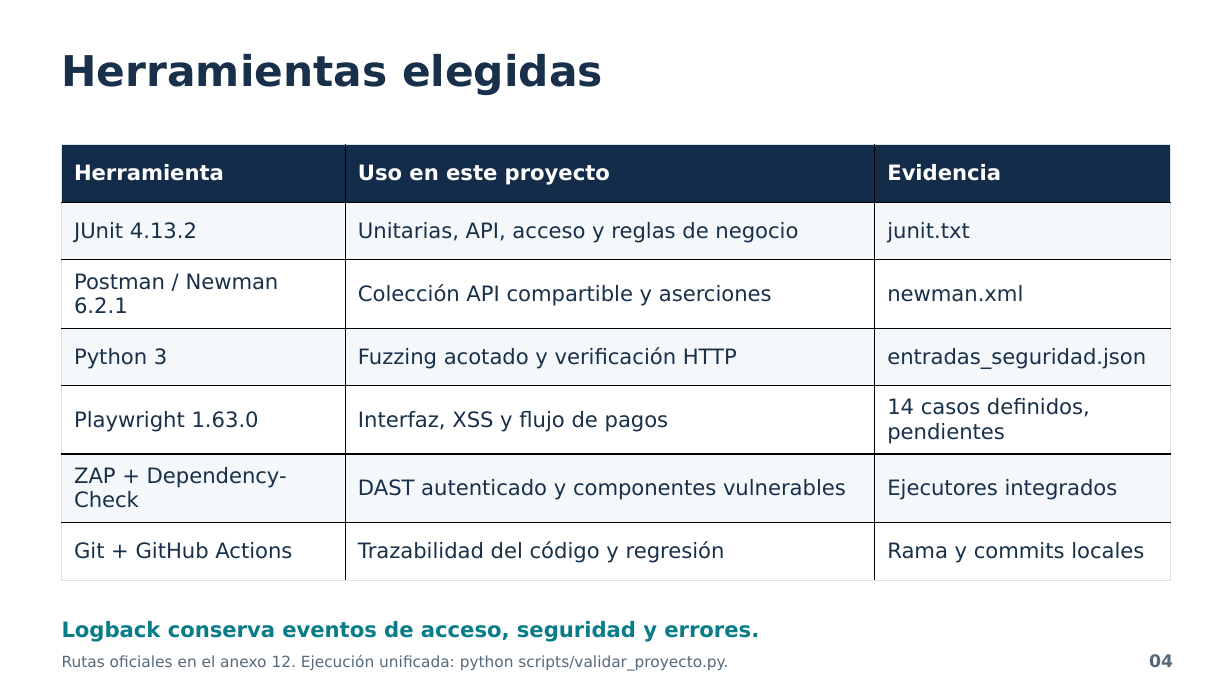
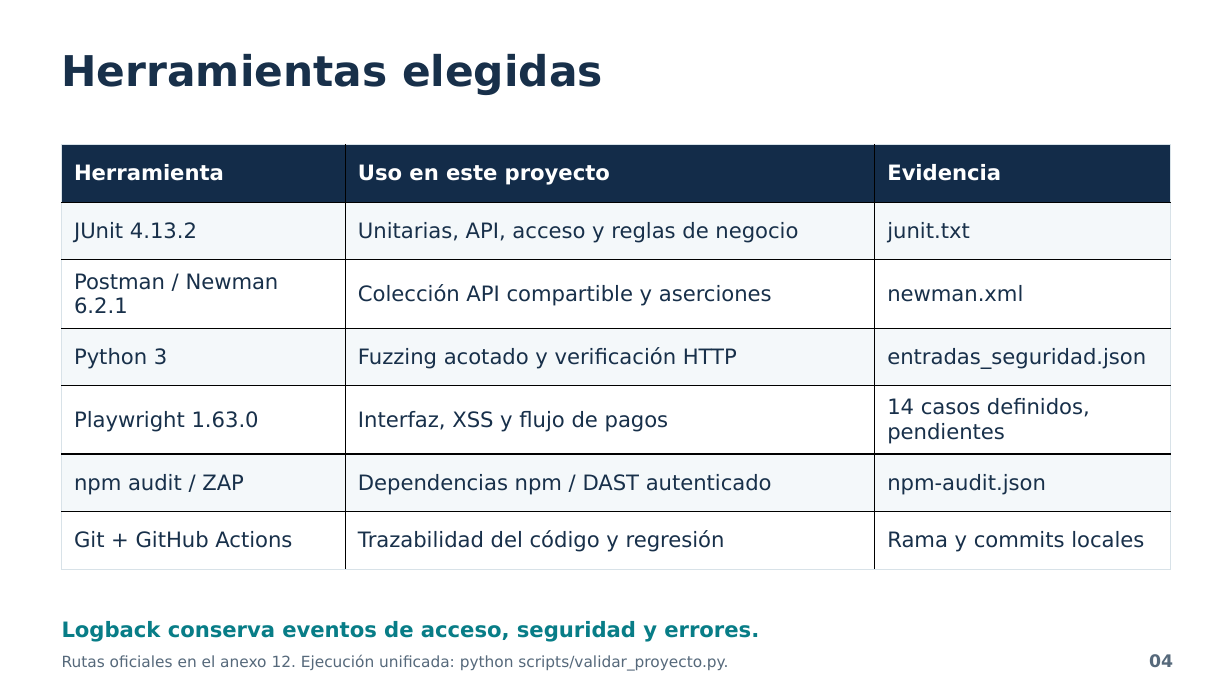
Before and after one commit to MiguelWaa/SistemaFinanciero, a slide deck: slide 4 of docs/presentacion/SIGSF_Integrado_5min.pptx. Drawn at 1232x693 pixels with LibreOffice and Linux fonts; fonts in the diff are those of the drawing. Boxes give left, top, right and bottom in pixels: in the first picture for what was removed or moved away, otherwise in the second. Text is boxed around its words. In the diff, an @@ line names an element or a change of style, - is before the commit and + after.

```diff
--- a/docs/presentacion/SIGSF_Integrado_5min.pptx
+++ b/docs/presentacion/SIGSF_Integrado_5min.pptx
@@ table at (x1=62, y1=144, x2=1171, y2=556) @@
-row 6: ZAP + Dependency-Check | DAST autenticado y componentes vulnerables | Ejecutores integrados
+row 6: npm audit / ZAP | Dependencias npm / DAST autenticado | npm-audit.json
```
Also in this commit, not shown: 3 other slides changed, 18 other files.
